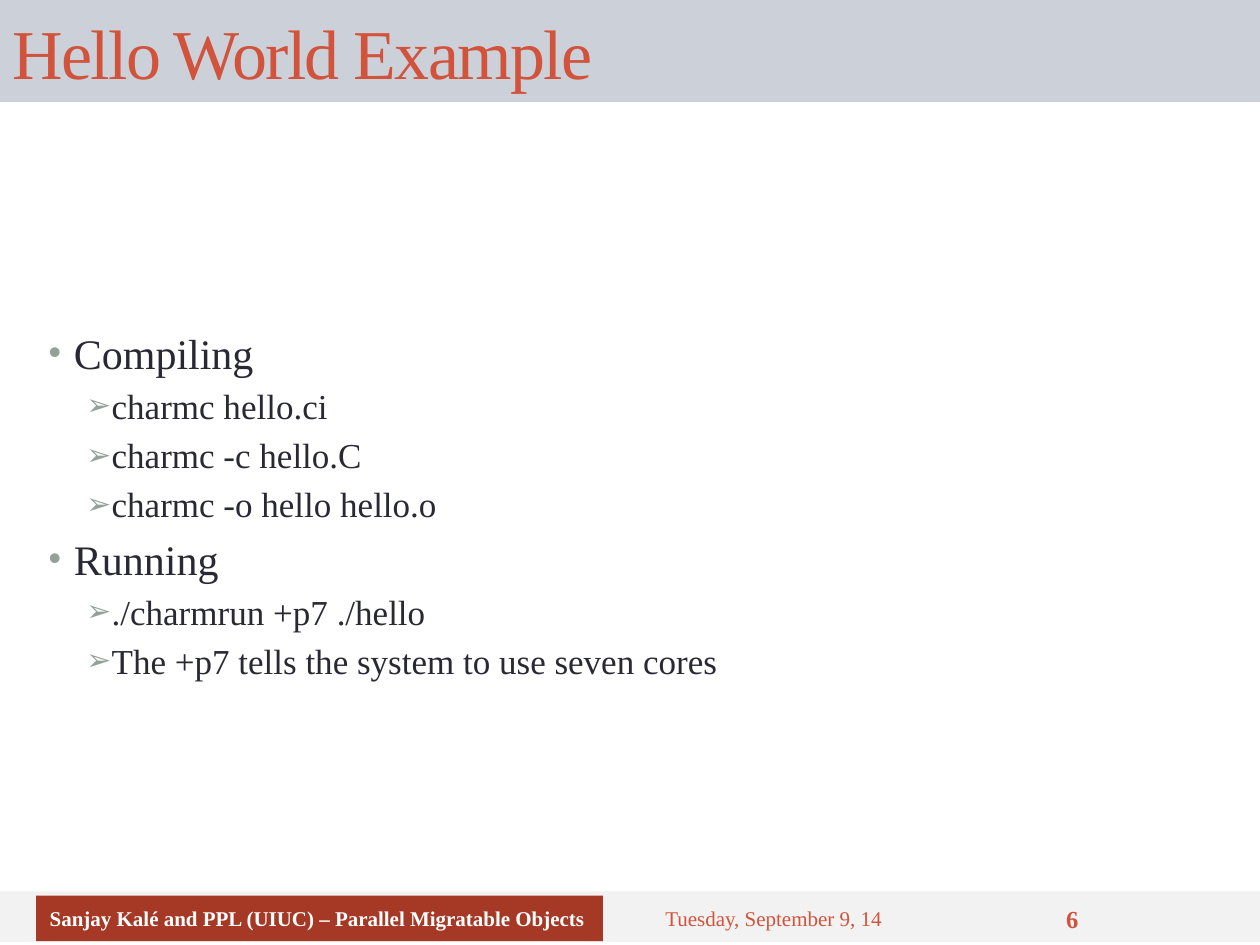
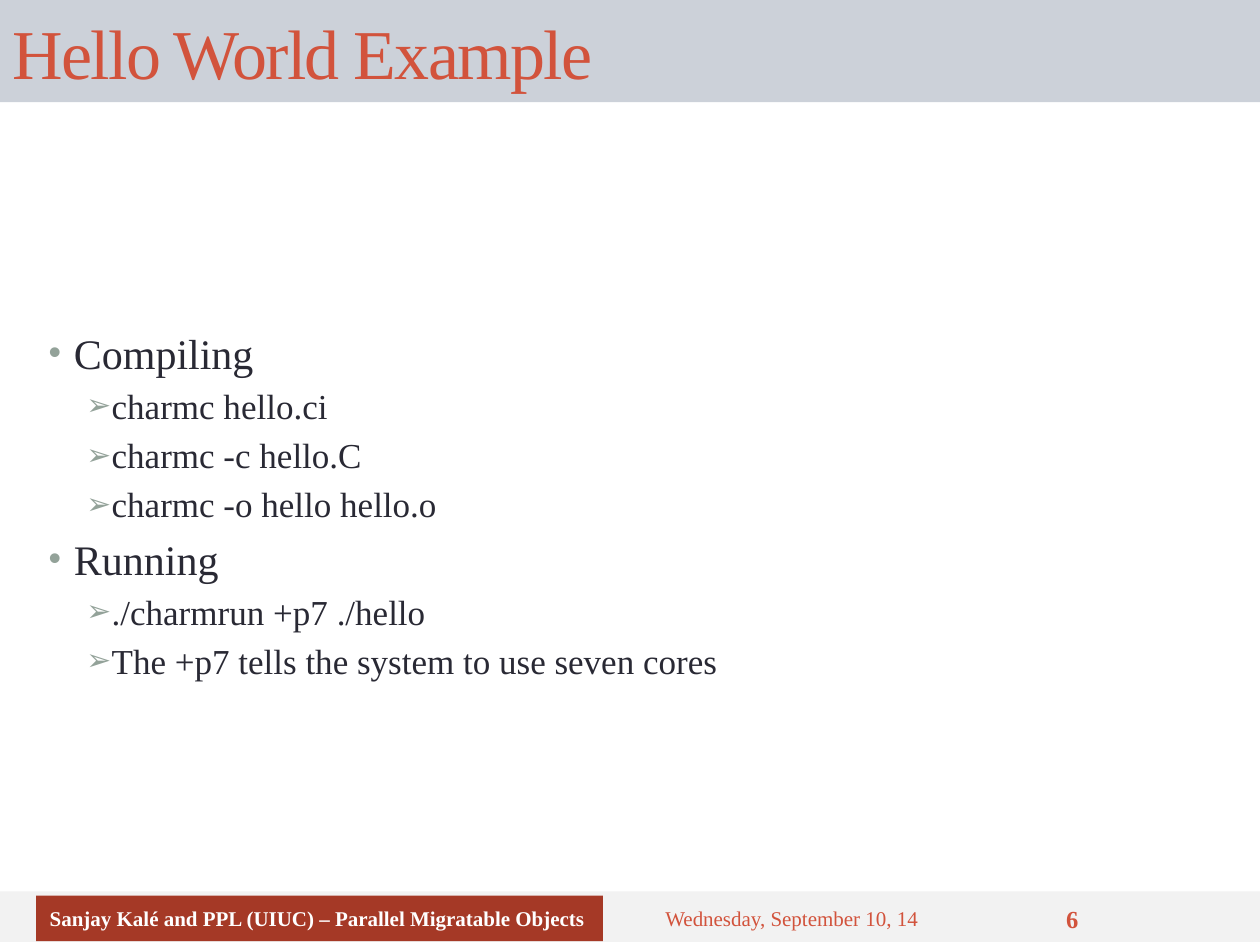
Before and after one commit to UIUC-PPL/charm_tutorial, a slide deck: slide 6 of tutorial-02-hello_world.pptx. Drawn at 1260x945 pixels with LibreOffice and Linux fonts; fonts in the diff are those of the drawing. Boxes give left, top, right and bottom in pixels: in the first picture for what was removed or moved away, otherwise in the second. Text is boxed around its words. In the diff, an @@ line names an element or a change of style, - is before the commit and + after.

```diff
--- a/tutorial-02-hello_world.pptx
+++ b/tutorial-02-hello_world.pptx
@@ text at <box>665,911,918,931</box>: text changed @@
-Tuesday, September 9, 14
+Wednesday, September 10, 14
```
Also in this commit, not shown: 5 other slides changed.
